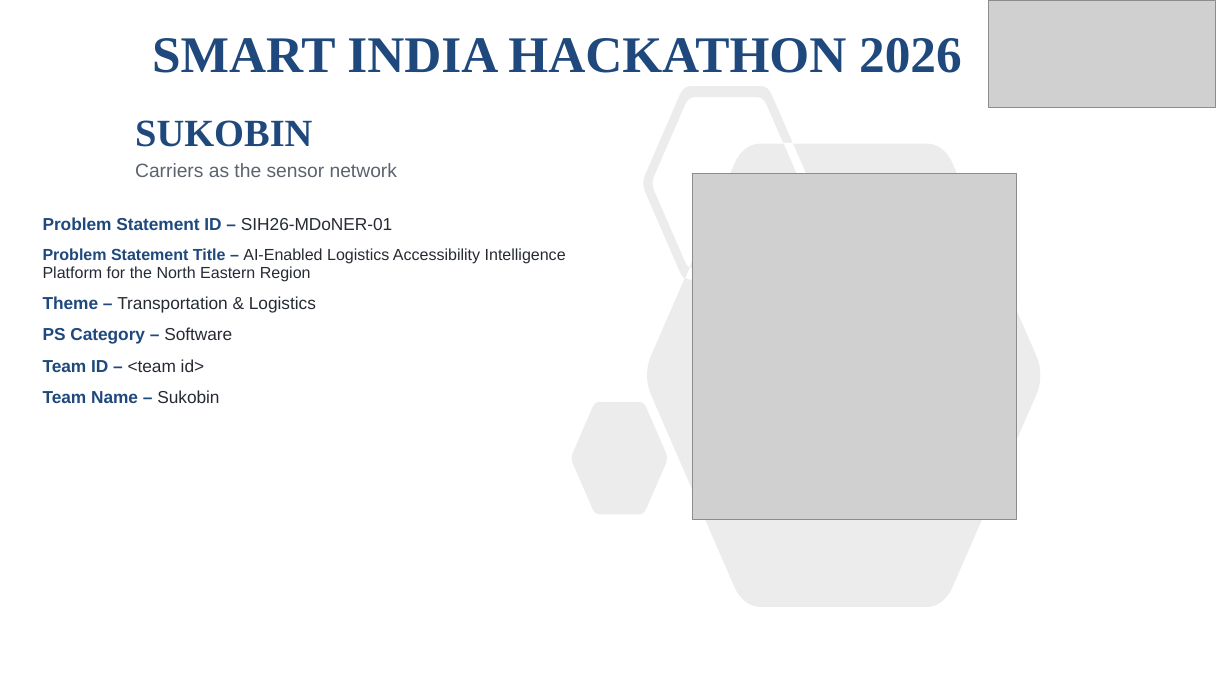
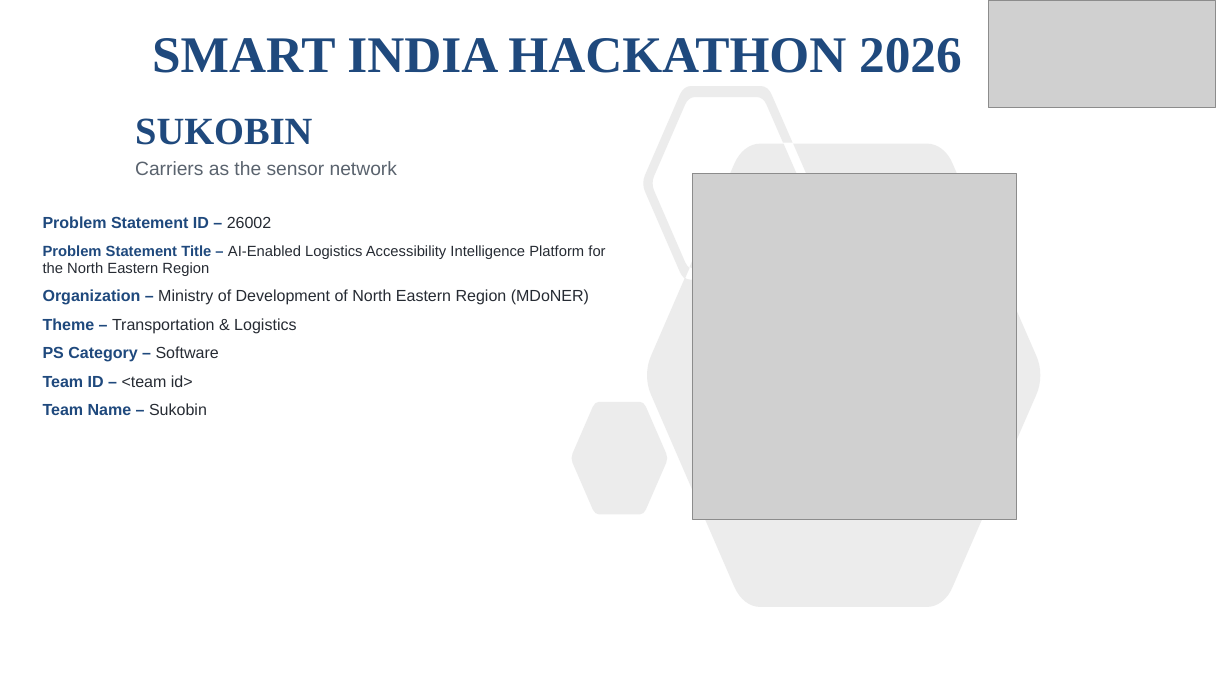
Before and after one commit to priyanshujoshi12363/sukobin_sih, a slide deck: slide 1 of SIH2026_Sukobin.pptx. Drawn at 1232x693 pixels with LibreOffice and Linux fonts; fonts in the diff are those of the drawing; grey boxes stand for pictures. Boxes give left, top, right and bottom in pixels: in the first picture for what was removed or moved away, otherwise in the second. Text is boxed around its words. In the diff, an @@ line names an element or a change of style, - is before the commit and + after.

```diff
--- a/SIH2026_Sukobin.pptx
+++ b/SIH2026_Sukobin.pptx
@@ text at (43,216,272,228): text changed; size 13.5 to 12.5 pt @@
-Problem Statement ID – SIH26-MDoNER-01
+Problem Statement ID – 26002
@@ text at (43,245,605,415): size 12.5 to 11.5 pt in "Problem Statement Title – AI-Enabled Logistics Accessibility ..."; size 13.5 to 12.5 pt in "Theme – Transportation & Logistics", "PS Category – Software", "Team ID – <team id>", "Team Name – Sukobin"; less space between paragraphs @@
@@ text at (43,289,589,305): paragraph added @@
+Organization – Ministry of Development of North Eastern Region (MDoNER)
```
Also in this commit, not shown: 5 other slides changed, 2 other files.
